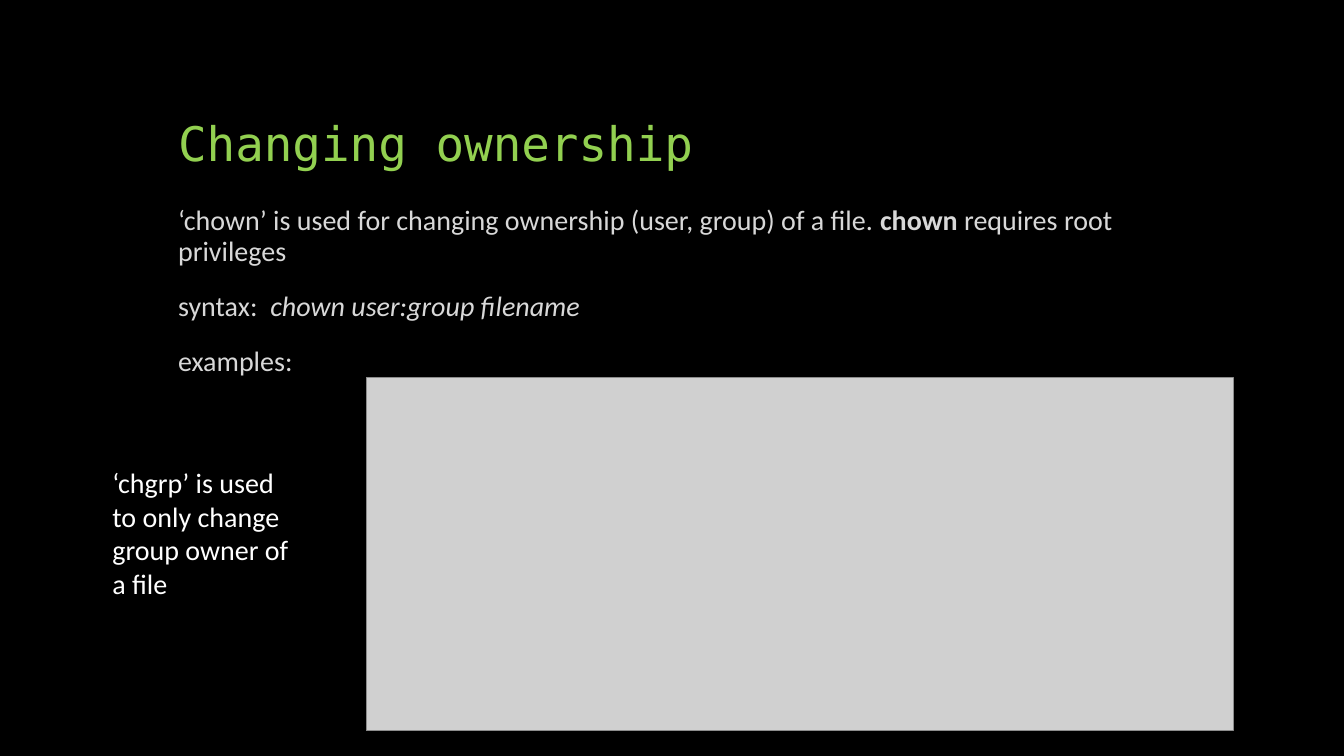
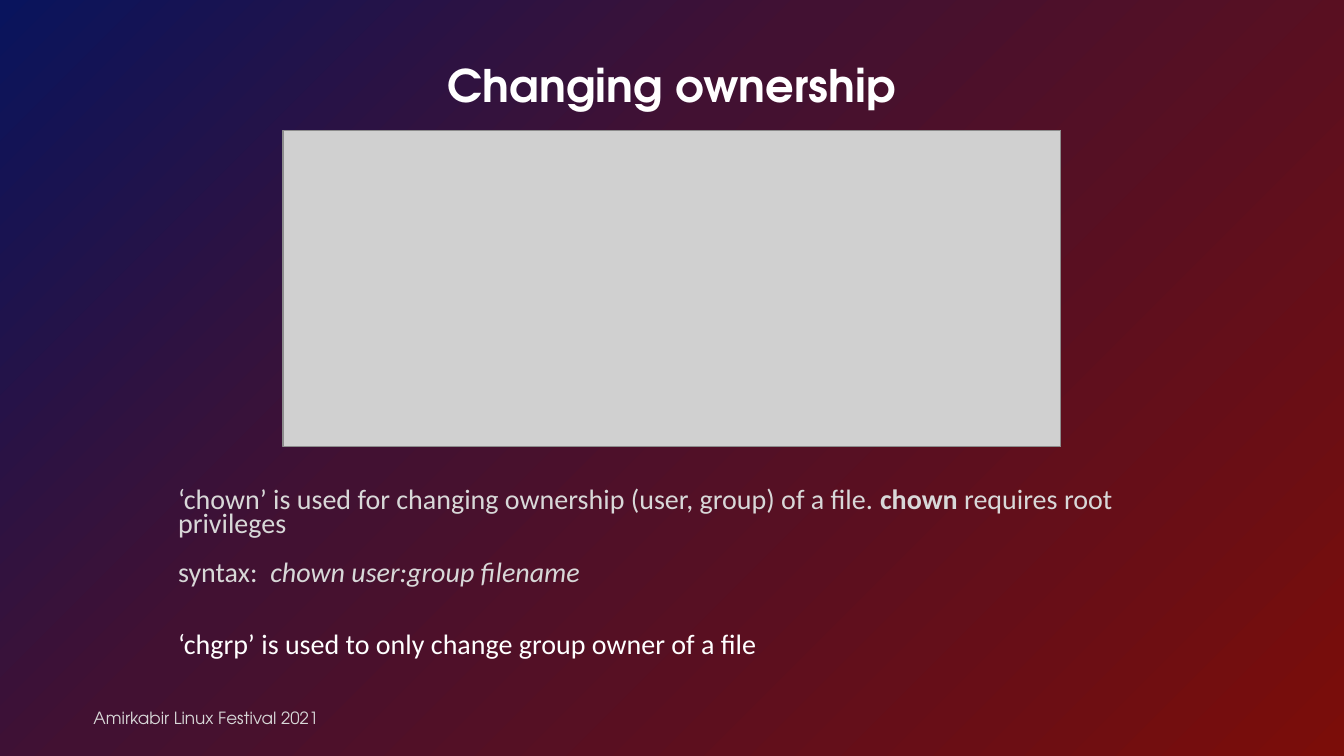
Before and after one commit to linuxfestival/introduction-to-linux-resources, a slide deck: slide 14 of PowerPoint/permissions.pptx (slide 15 before the commit). Drawn at 1344x756 pixels with LibreOffice and Linux fonts; fonts in the diff are those of the drawing; grey boxes stand for pictures. Boxes give left, top, right and bottom in pixels: in the first picture for what was removed or moved away, otherwise in the second. Text is boxed around its words. In the diff, an @@ line names an element or a change of style, - is before the commit and + after.

```diff
--- a/PowerPoint/permissions.pptx
+++ b/PowerPoint/permissions.pptx
@@ background #000000 to #FFFFFF @@
@@ rectangle added at [0,0,1344,756], fill gradient #7B0D09 to #421132 to #09145D @@
@@ title "Changing ownership": place and size @@
-title "Changing ownership" at [178,125,694,171]
+title "Changing ownership" at [448,67,895,112]
@@ title "Changing ownership" at [448,67,895,112]: size 34 to 32 pt, font DejaVu Sans Mono to TeX Gyre Adventor, text colour #92D050 to #FFFFFF, bold on; alignment left to centre @@
@@ picture: place and size @@
-picture at [366,378,1233,731]
+picture at [283,130,1062,447]
@@ text removed at [112,473,288,595] @@
-‘chgrp’ is used to only change group owner of a file
@@ subtitle "‘chown’ is used for changing ...": place and size @@
-subtitle "‘chown’ is used for changing ..." at [178,209,1112,376]
+subtitle "‘chown’ is used for changing ..." at [178,488,1112,659]
@@ subtitle at [178,488,1112,587]: line spacing 0.9 to 0.7 @@
@@ subtitle at [178,634,756,659]: text changed; text colour #D8D8D8 to #FFFFFF @@
-examples:
+‘chgrp’ is used to only change group owner of a file
@@ text added at [93,711,318,724], 12 pt, text #D8D8D8 @@
+Amirkabir Linux Festival 2021
```
Also in this commit, not shown: 11 other slides changed, 2 slides added, 4 slides removed.
